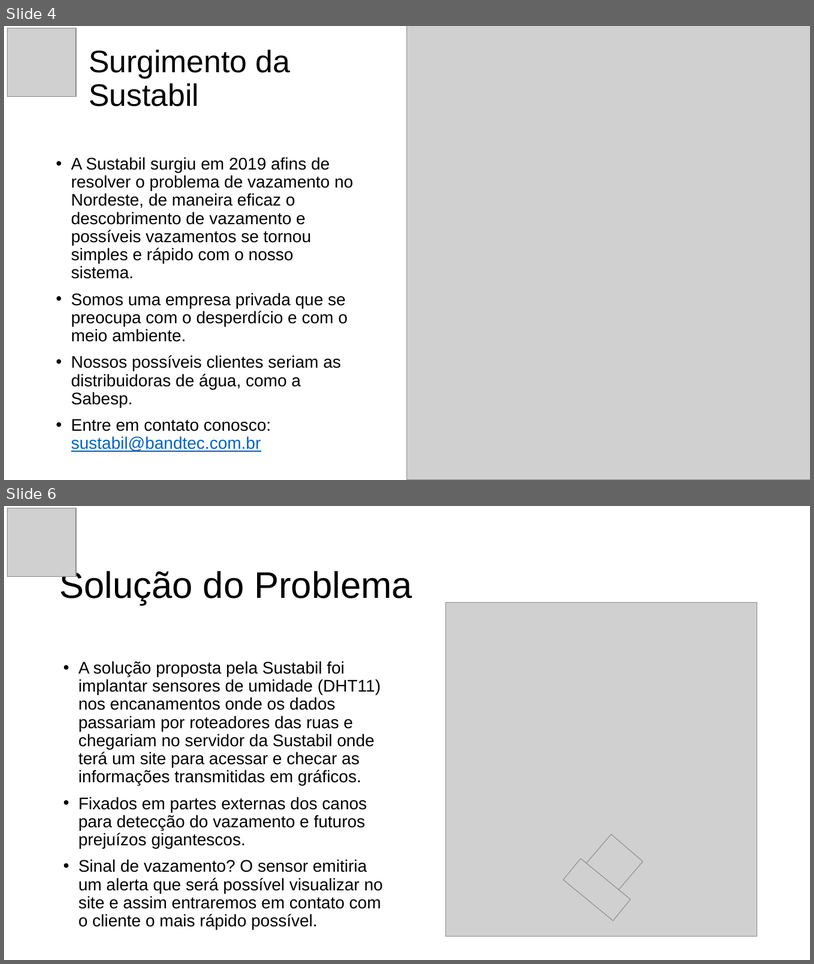
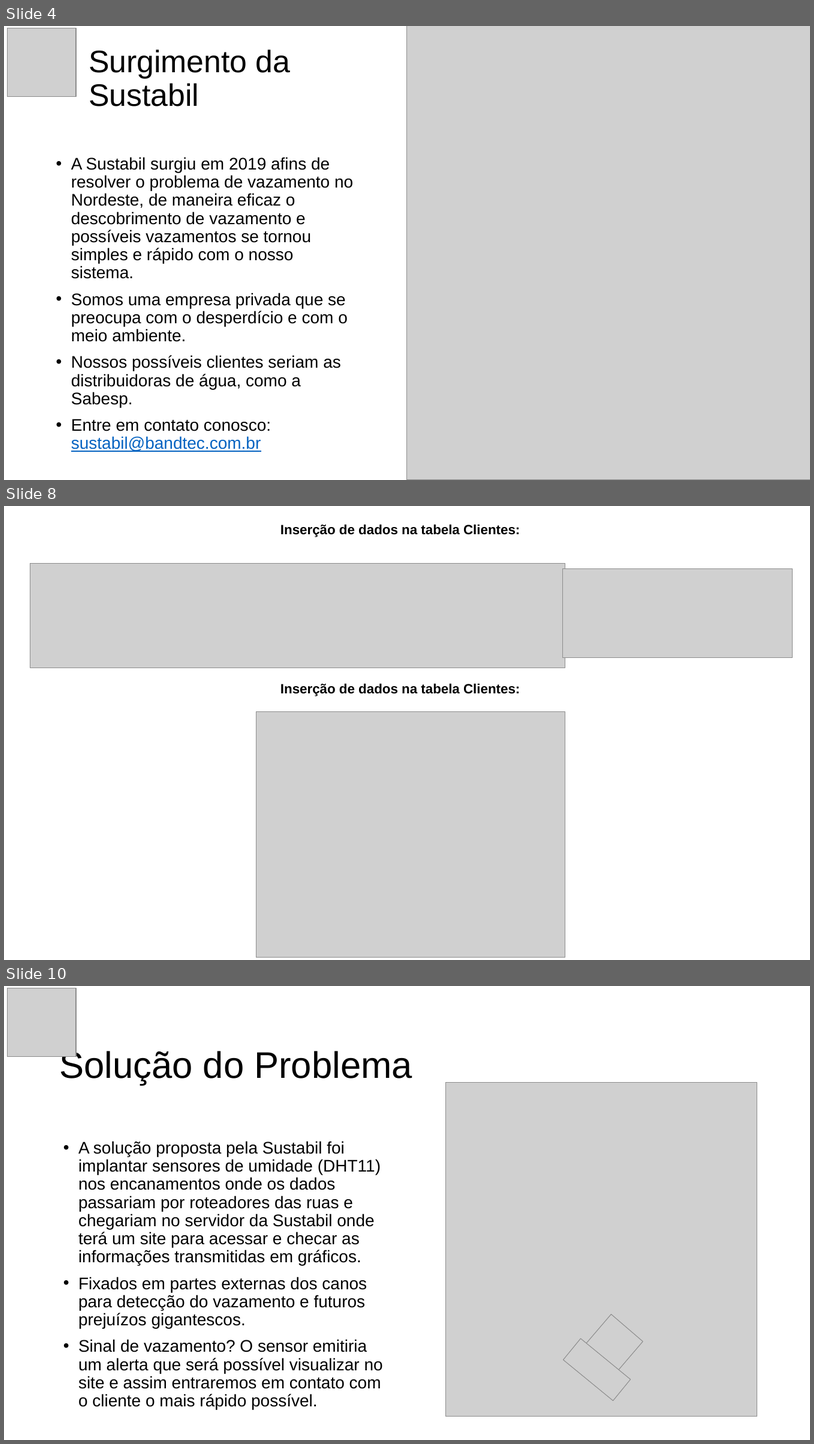
Before and after one commit to franklin-silva41/PROJETO-SENSOR-DE-UMIDADE, a slide deck: SUSTABIL - Apresentação didatico.pptx. Shown one above the other, each under a label of ours: slides 4 and 6 before the commit, slides 4, 8 and 10 after it; the slides between them are not shown. The pictures are 814x964 and 814x1444 pixels, drawn with LibreOffice and Linux fonts; fonts in the diff are those of the drawing; grey boxes stand for pictures; background and template pictures are left out. Boxes give left, top, right and bottom in pixels: in the first picture for what was removed or moved away, otherwise in the second. Text is boxed around its words. In the diff, an @@ line names an element or a change of style, - is before the commit and + after.

```diff
--- a/SUSTABIL - Apresentação didatico.pptx
+++ b/SUSTABIL - Apresentação didatico.pptx
@@ slide 8 added at <box>4,506,810,960</box>, background #FFFFFF @@
@@ text added at <box>281,524,520,537</box>, 16 pt, text #000000, bold @@
+Inserção de dados na tabela Clientes:
@@ picture added at <box>30,564,566,668</box> @@
@@ picture added at <box>563,569,794,658</box> @@
@@ text added at <box>281,683,520,696</box>, 16 pt, text #000000, bold @@
+Inserção de dados na tabela Clientes:
@@ picture added at <box>256,711,566,957</box> @@
@@ what was slide 6 is now slide 10 @@
```
Also in this commit, not shown: 4 other slides added, 1 slide removed, 1 other file.
